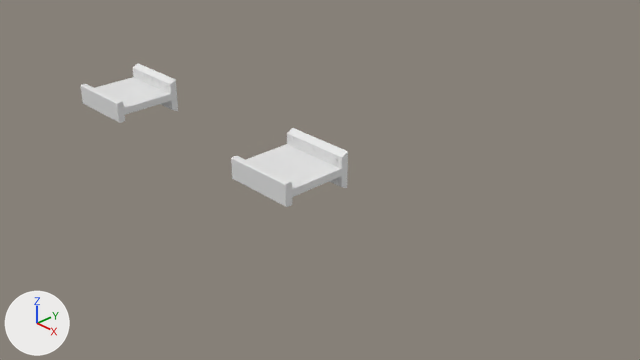
The Blender file Models/GroupD/Factory Kit/Factory Interior/Level Assets/Support Beams/FI-079 SupportBeam_Wall_Horizontal.blend as it was, and as the next commit left it.
The view is the same before and after, from the file's camera 'Camera'. Arrows for +X, +Y and +Z are at lower left; the lights stay in place.

Objects in the first picture: 'Cube.001', 'FI-079-SupportBeam_Wall_Horizontal'.
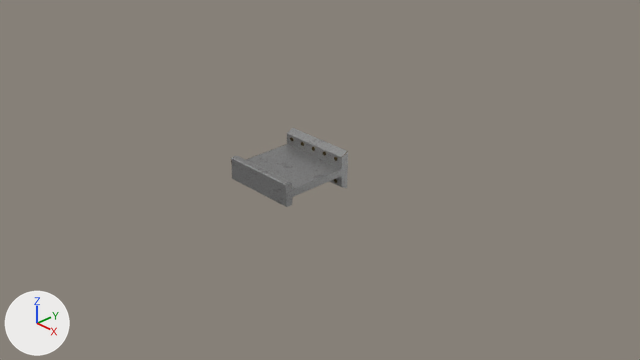
Where the change shows, as pixel boxes [x1, y1, x2, y2] in the pictures (640 x 360 px; the box of a moved part takes in the faces that stretch with it):
'Cube.001', deleted
    before: [81, 63, 178, 123]
part 1 of me_cube_002, moved or reshaped
    both: [287, 134, 342, 187]
part 2 of me_cube_002, recoloured (white to grey)
    both: [231, 128, 348, 207]

Patch to the scene script:
```diff
--- a/Models/GroupD/Factory Kit/Factory Interior/Level Assets/Support Beams/FI-079 SupportBeam_Wall_Horizontal.blend.py
+++ b/Models/GroupD/Factory Kit/Factory Interior/Level Assets/Support Beams/FI-079 SupportBeam_Wall_Horizontal.blend.py
@@ img_supportbeam_texture7_png @@
+img_supportbeam_texture7_png = load_image('SupportBeam_texture7.png', '../../../../../../Materials/Factory/SupportBeams/SupportBeam_texture7.png', 1024, 1024, 'sRGB')
@@ mat_sbwh_material @@
+mat_sbwh_material = principled_material('SBWH_Material')
+mat_sbwh_material.texture = img_supportbeam_texture7_png
+mat_sbwh_material.metallic = 0.8
+mat_sbwh_material.roughness = 0.4
@@ me_cube_002 @@
 # used by ob_fi_079_supportbeam_wall_horizontal; location = (0.0, 0.0, 0.0); rotation_euler = (0.0, 0.0, -1.571), in degrees (0, 0, -90)
-me_cube_002.from_pydata(...)  # 184 vertices, 106 faces; spans x 0.0..1.0, y -0.5..0.5, z 0.0..0.5
+me_cube_002.from_pydata(...)  # 184 vertices, 114 faces; spans x 0.0..1.0, y -0.5..0.5, z 0.0..0.5
+# me_cube_002 part 1
+# 20 vertices are removed from x 0.1, y -0.425..0.425, z 0.087..0.413
+# 44 faces are deleted
+# 30 vertices in x 0.1, y -0.425..0.425, z 0.075..0.425 move by (-0.01, 0.0, 0.0)
+# 10 vertices in x 0.1, y -0.425..0.425, z 0.388..0.413 move by (-0.01, 0.0, -0.001)
+# 20 new vertices lie (-0.02, 0.0, 0.0) away from vertices in x 0.11, y -0.425..0.425, z 0.087..0.413
+# 52 new faces join them
+# me_cube_002 part 2: 62 faces spanning x 0.0..1.0, y -0.5..0.5, z 0.0..0.5 switch from no material to mat_sbwh_material (picture img_supportbeam_texture7_png)
@@ ob_cube_001 @@
-ob_cube_001 = bpy.data.objects.new('Cube.001', me_cube_001)
-ob_cube_001.location = (-3.5, -0.65, 0.25)
-ob_cube_001.rotation_euler = (0.0, 0.0, -1.571)  # degrees (0, 0, -90)
-ob_cube_001.scale = (0.6, 0.5, 0.25)
```
